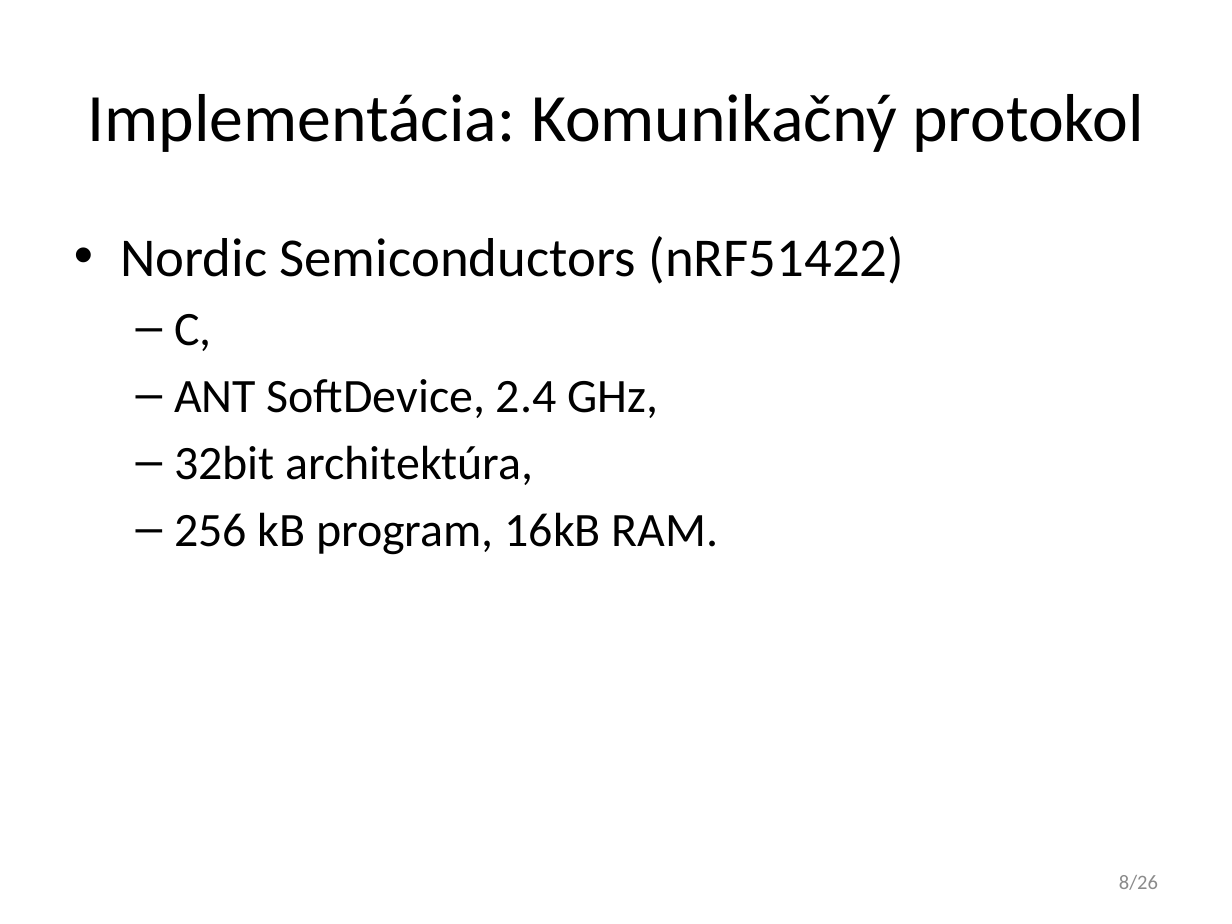
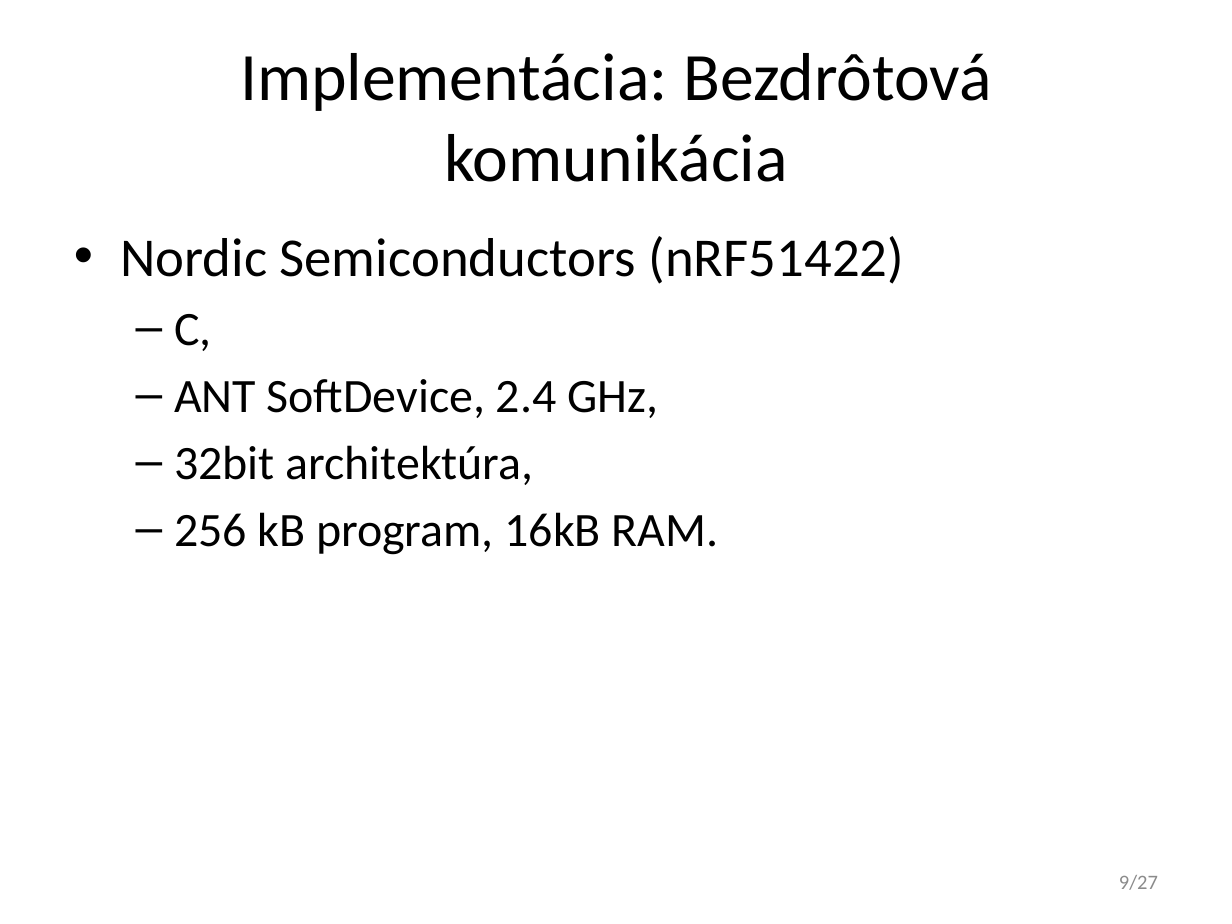
Before and after one commit to javacard-FOSS-applets/nrf6310-pca10007, a slide deck: slide 9 of Obhajoba/xdoubravsky_dp.pptx (slide 8 before the commit). Drawn at 1232x924 pixels with LibreOffice and Linux fonts; fonts in the diff are those of the drawing. Boxes give left, top, right and bottom in pixels: in the first picture for what was removed or moved away, otherwise in the second. Text is boxed around its words. In the diff, an @@ line names an element or a change of style, - is before the commit and + after.

```diff
--- a/Obhajoba/xdoubravsky_dp.pptx
+++ b/Obhajoba/xdoubravsky_dp.pptx
@@ title at (240, 53, 991, 182): text changed @@
-Implementácia: Komunikačný protokol
+Implementácia: Bezdrôtová komunikácia
@@ page number at (1119, 875, 1158, 890): text changed @@
-8/26
+9/27
```
Also in this commit, not shown: 10 other slides changed, 2 slides added, 1 other file.
